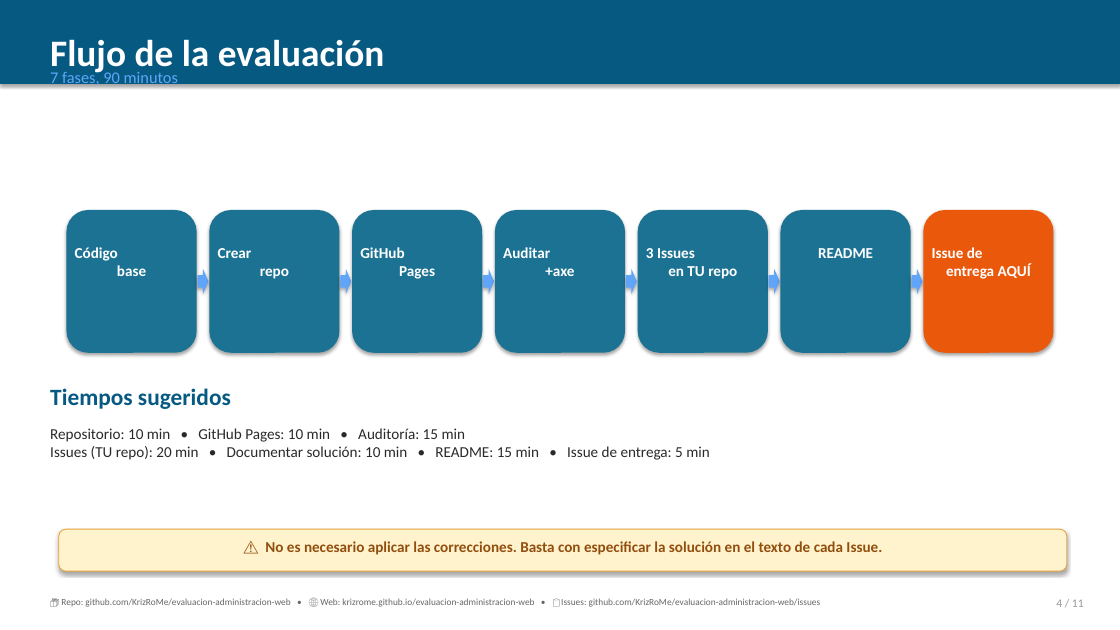
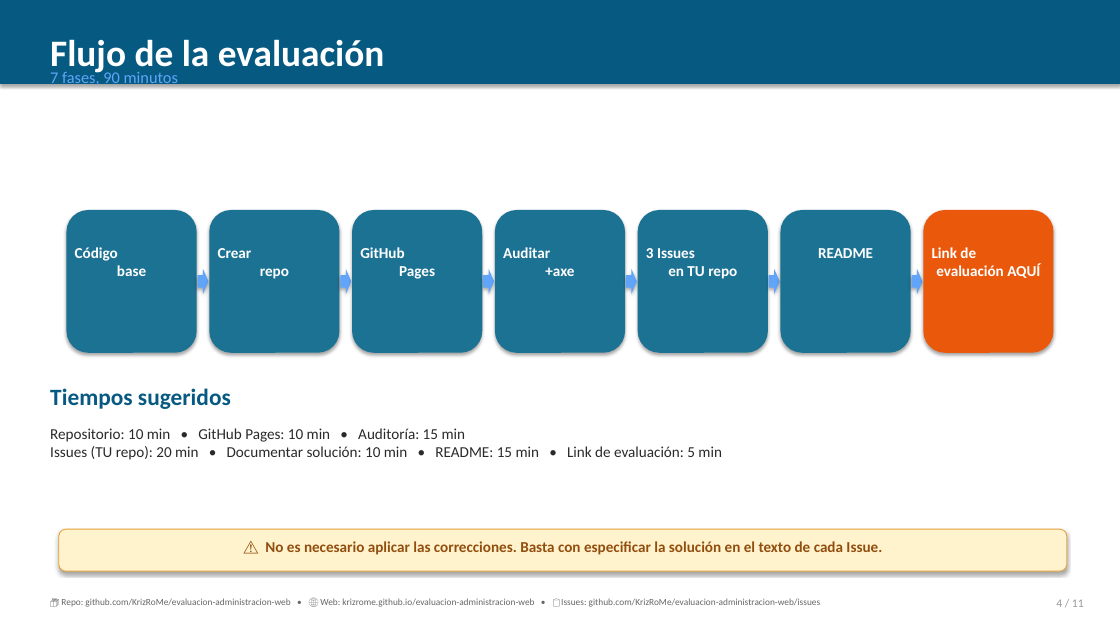
Before and after one commit to KrizRoMe/evaluacion-administracion-web, a slide deck: slide 4 of EVALUACION_PRACTICA_01.pptx. Drawn at 1120x630 pixels with LibreOffice and Linux fonts; fonts in the diff are those of the drawing. Boxes give left, top, right and bottom in pixels: in the first picture for what was removed or moved away, otherwise in the second. Text is boxed around its words. In the diff, an @@ line names an element or a change of style, - is before the commit and + after.

```diff
--- a/EVALUACION_PRACTICA_01.pptx
+++ b/EVALUACION_PRACTICA_01.pptx
@@ text at [932, 247, 1040, 278]: text changed @@
-Issue de
-entrega AQUÍ
+Link de
+evaluación AQUÍ
@@ text at [50, 446, 722, 460]: text changed @@
-Issues (TU repo): 20 min • Documentar solución: 10 min • README: 15 min • Issue de entrega: 5 min
+Issues (TU repo): 20 min • Documentar solución: 10 min • README: 15 min • Link de evaluación: 5 min
```
Also in this commit, not shown: 3 other slides changed, 4 other files.
